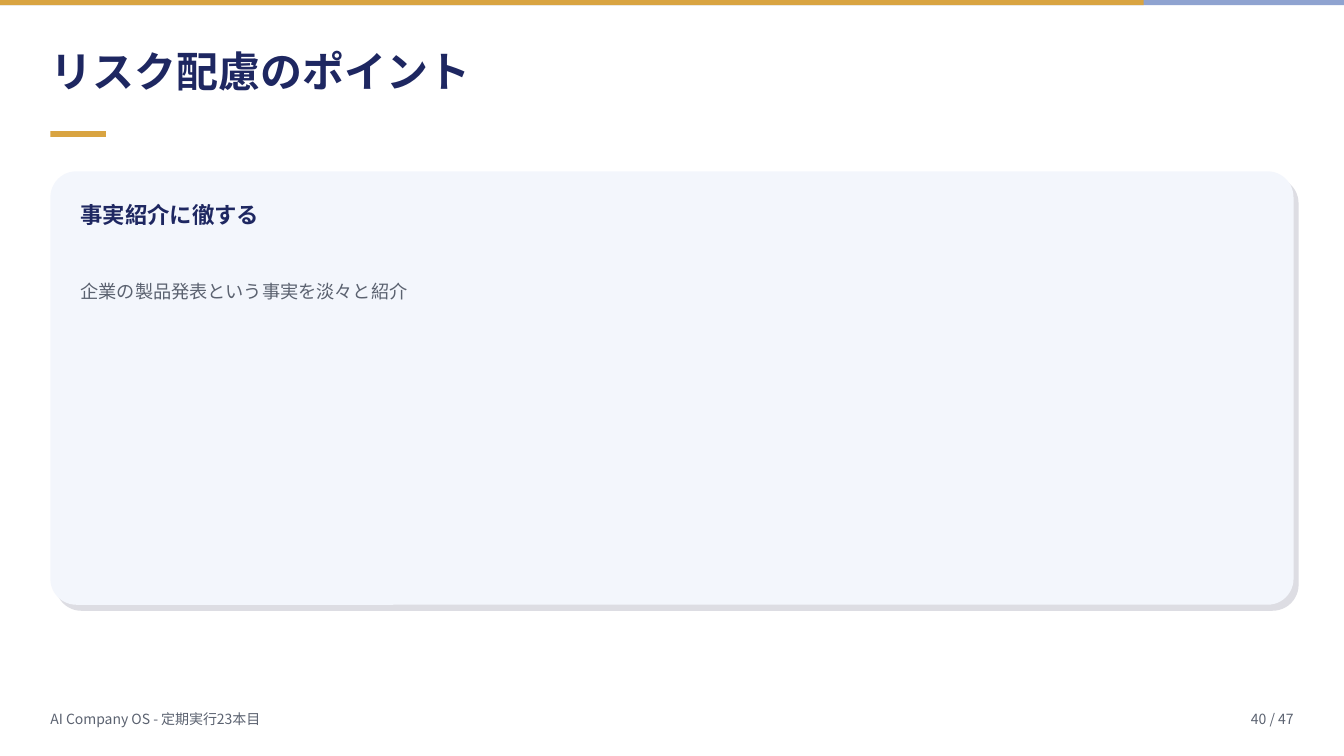
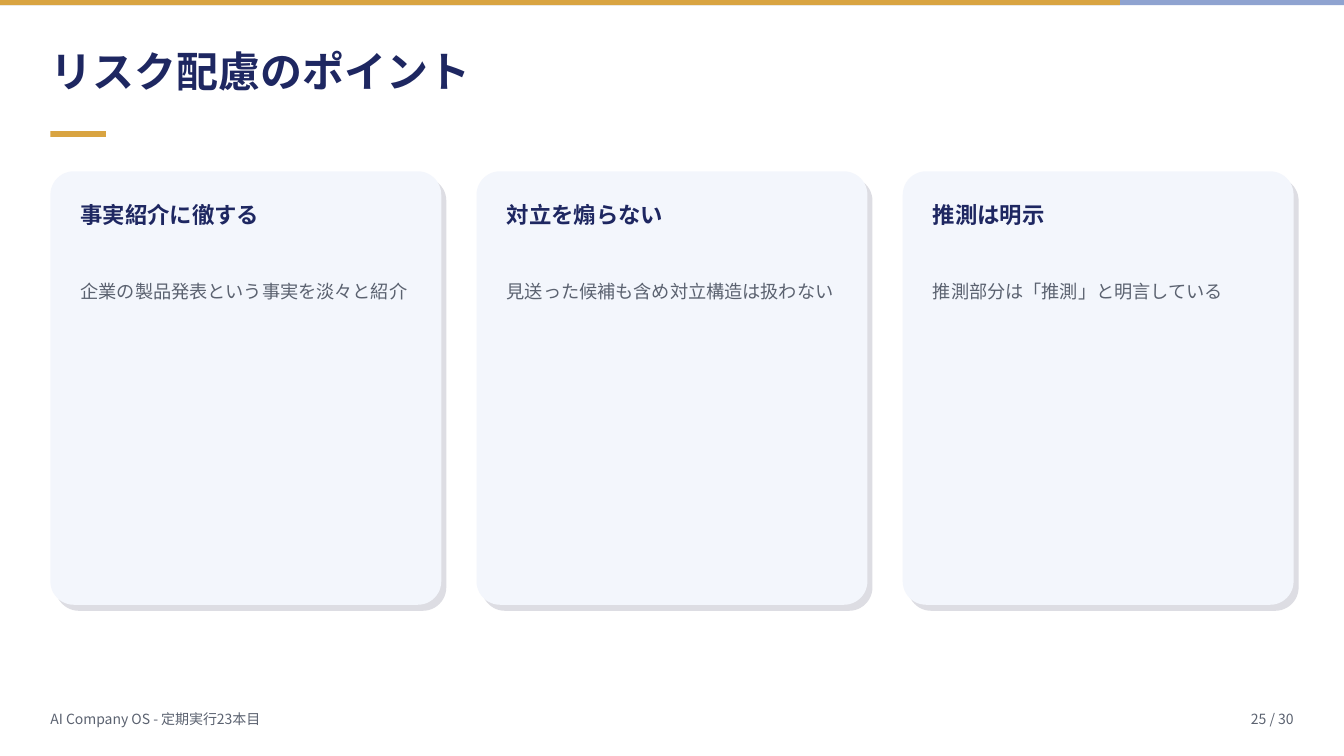
Before and after one commit to mako0120/llm-travel-mvp, a slide deck: slide 25 of ai-company-os/assets/2026-07-23_openai-presence-agent-platform/deck.pptx (slide 40 before the commit). Drawn at 1344x756 pixels with LibreOffice and Linux fonts; fonts in the diff are those of the drawing. Boxes give left, top, right and bottom in pixels: in the first picture for what was removed or moved away, otherwise in the second. Text is boxed around its words. In the diff, an @@ line names an element or a change of style, - is before the commit and + after.

```diff
--- a/ai-company-os/assets/2026-07-23_openai-presence-agent-platform/deck.pptx
+++ b/ai-company-os/assets/2026-07-23_openai-presence-agent-platform/deck.pptx
@@ rectangle: place and size @@
-rectangle at (0,0,1144,5)
+rectangle at (0,0,1120,5)
@@ rounded rectangle: place and size @@
-rounded rectangle at (50,171,1294,605)
+rounded rectangle at (50,171,442,605)
@@ rounded rectangle: place and size @@
-rounded rectangle at (55,177,1299,611)
+rounded rectangle at (55,177,447,611)
@@ rounded rectangle added at (477,171,868,605), fill #F3F6FC @@
@@ rounded rectangle added at (482,177,873,611), fill #DDDDE3 @@
@@ rounded rectangle added at (903,171,1295,605), fill #F3F6FC @@
@@ rounded rectangle added at (908,177,1300,611), fill #DDDDE3 @@
@@ text added at (507,204,663,225), 16 pt, text #1E2761, bold @@
+対立を煽らない
@@ text added at (933,204,1045,225), 16 pt, text #1E2761, bold @@
+推測は明示
@@ text added at (507,282,834,300), 13 pt, text #5B6270 @@
+見送った候補も含め対立構造は扱わない
@@ text added at (933,282,1223,300), 13 pt, text #5B6270 @@
+推測部分は「推測」と明言している
@@ text at (1251,713,1294,724): text changed @@
-40 / 47
+25 / 30
```
Also in this commit, not shown: 26 other slides changed, 2 slides added, 19 slides removed, 5 other files.
